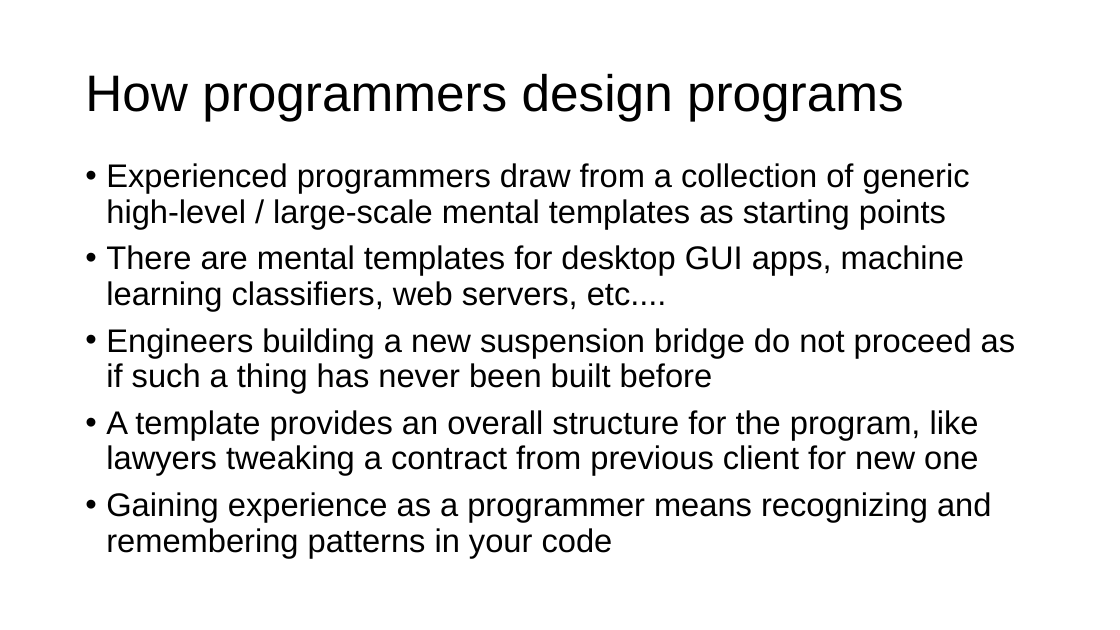
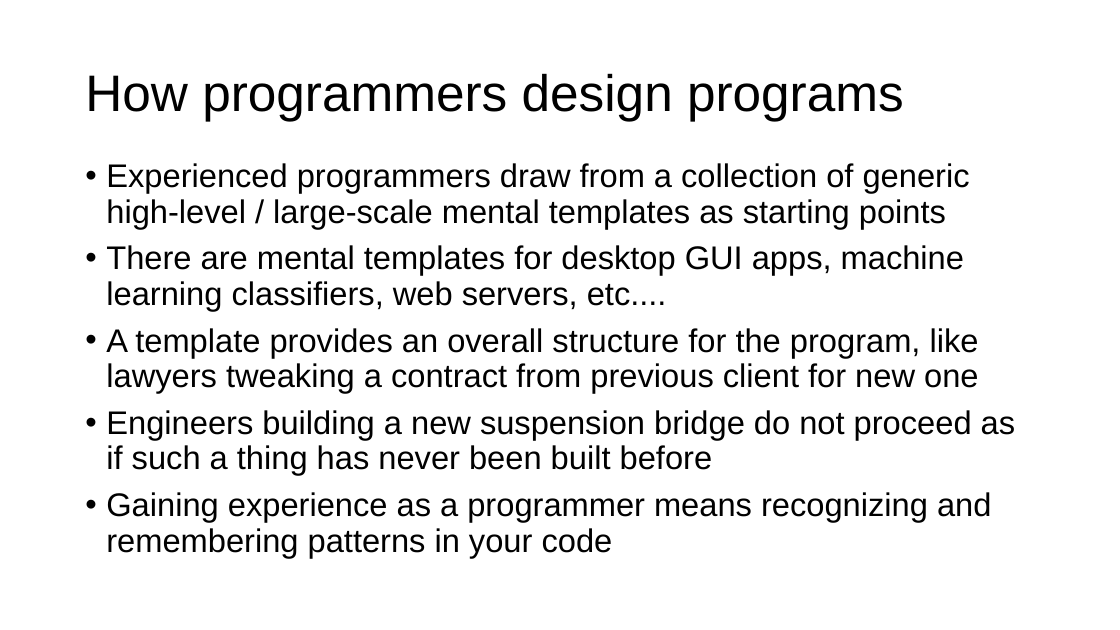
Before and after one commit to parrt/msds501, a slide deck: slide 2 of slides/programming-patterns.pptx. Drawn at 1120x630 pixels with LibreOffice and Linux fonts; fonts in the diff are those of the drawing; background and template pictures are left out. Boxes give left, top, right and bottom in pixels: in the first picture for what was removed or moved away, otherwise in the second. Text is boxed around its words. In the diff, an @@ line names an element or a change of style, - is before the commit and + after.

```diff
--- a/slides/programming-patterns.pptx
+++ b/slides/programming-patterns.pptx
@@ text at <box>106,328,979,393</box>: paragraph added @@
+• A template provides an overall structure for the program, like lawyers tweaking a contract from previous client for new one
@@ text at <box>106,410,979,475</box>: paragraph removed @@
-• A template provides an overall structure for the program, like lawyers tweaking a contract from previous client for new one
```
Also in this commit, not shown: 6 other slides changed, 4 slides added, 3 slides removed.
